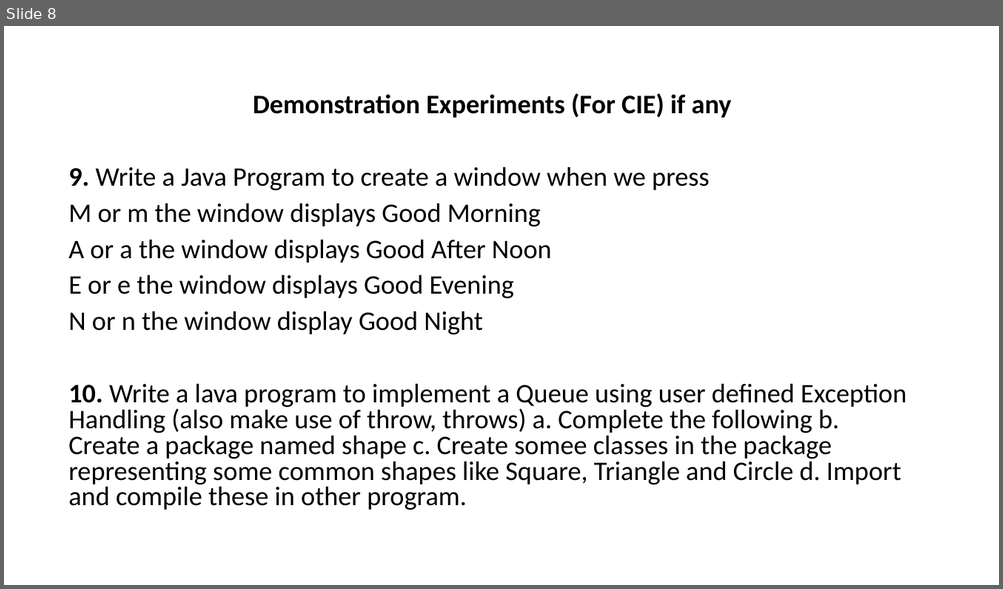
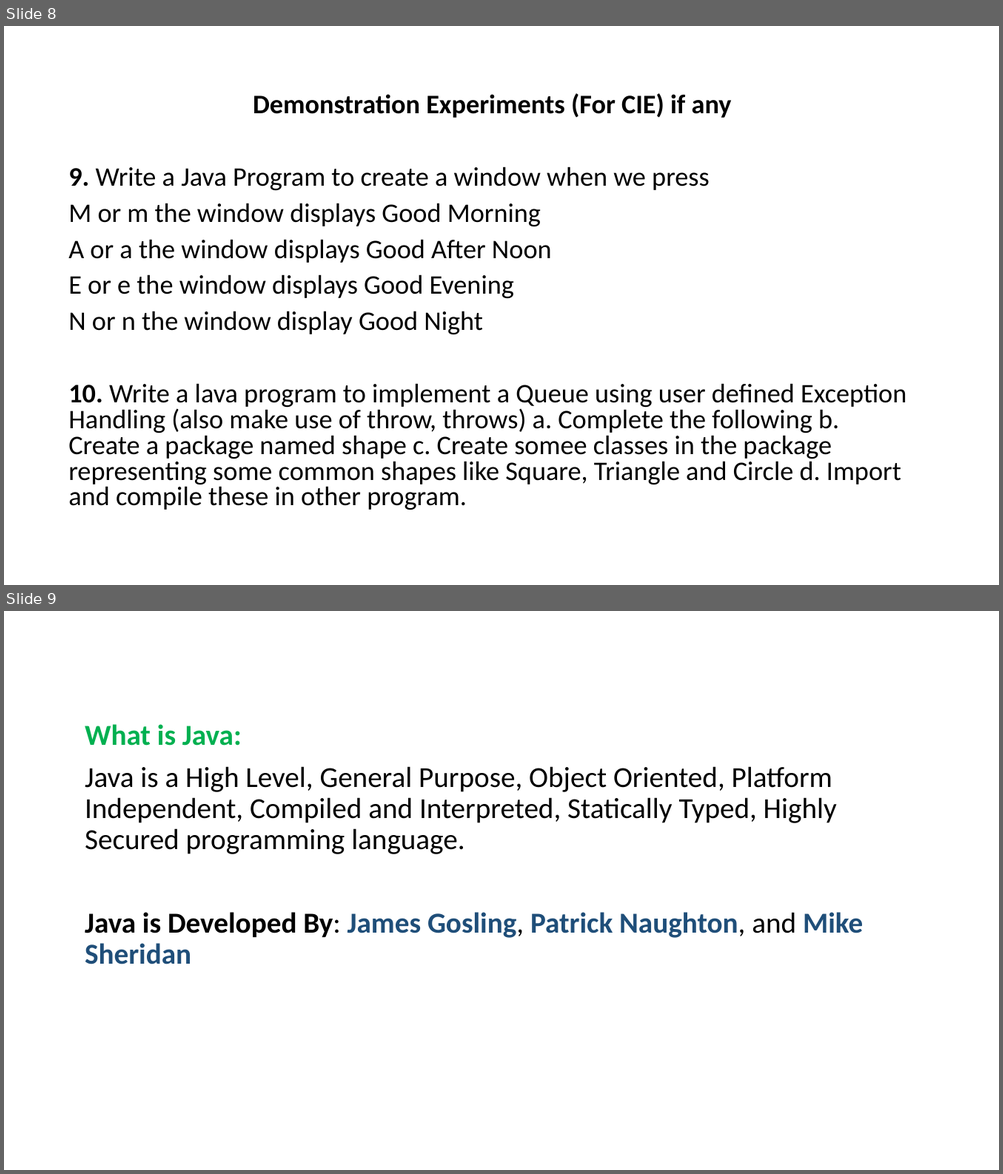
Before and after one commit to PRAMOD-VISHNU-NAIK/MCA-2nd-Sem-Shridevi-College, a slide deck: Java MCA-2.pptx. Shown one above the other, each under a label of ours: slide 8 before the commit, slides 8 and 9 after it. The pictures are 1003x589 and 1003x1174 pixels, drawn with LibreOffice and Linux fonts; fonts in the diff are those of the drawing. Boxes give left, top, right and bottom in pixels: in the first picture for what was removed or moved away, otherwise in the second. Text is boxed around its words. In the diff, an @@ line names an element or a change of style, - is before the commit and + after.

Commit message:
Included Java Lab Programs

```diff
--- a/Java MCA-2.pptx
+++ b/Java MCA-2.pptx
@@ slide 9 added at [4, 611, 999, 1170], background #FFFFFF @@
@@ text added at [85, 724, 862, 965], 28 pt, text #000000 @@
+What is Java:
+Java is a High Level, General Purpose, Object Oriented, Platform Independent, Compiled and Interpreted, Statically Typed, Highly Secured programming language.
+Java is Developed By: James Gosling, Patrick Naughton, and Mike Sheridan
```
Also in this commit, not shown: 1 slide changed, 4 other slides added, 5 slides removed, 7 other files.
